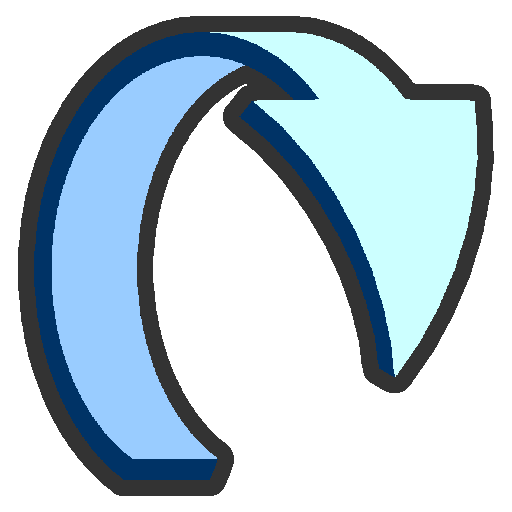
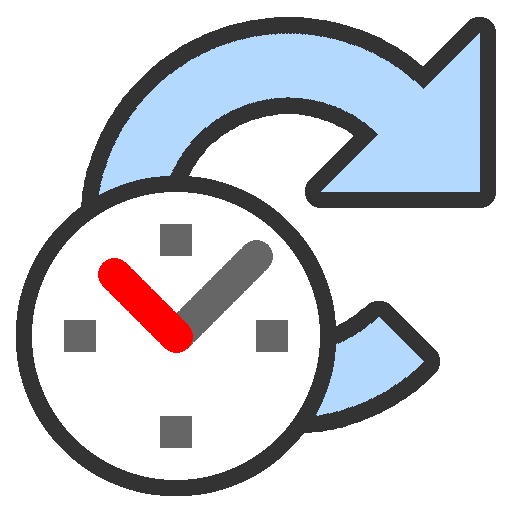
Revision of a layered 512x512 image; what changed, layer by layer:
removed layer "undo.png-Kopie" over 18, 16, 494, 496
added layer "NODE_CURVE_TIME.png" above "Ebene" over 16, 176, 336, 496
added layer "Ebene" over 80, 17, 496, 434
